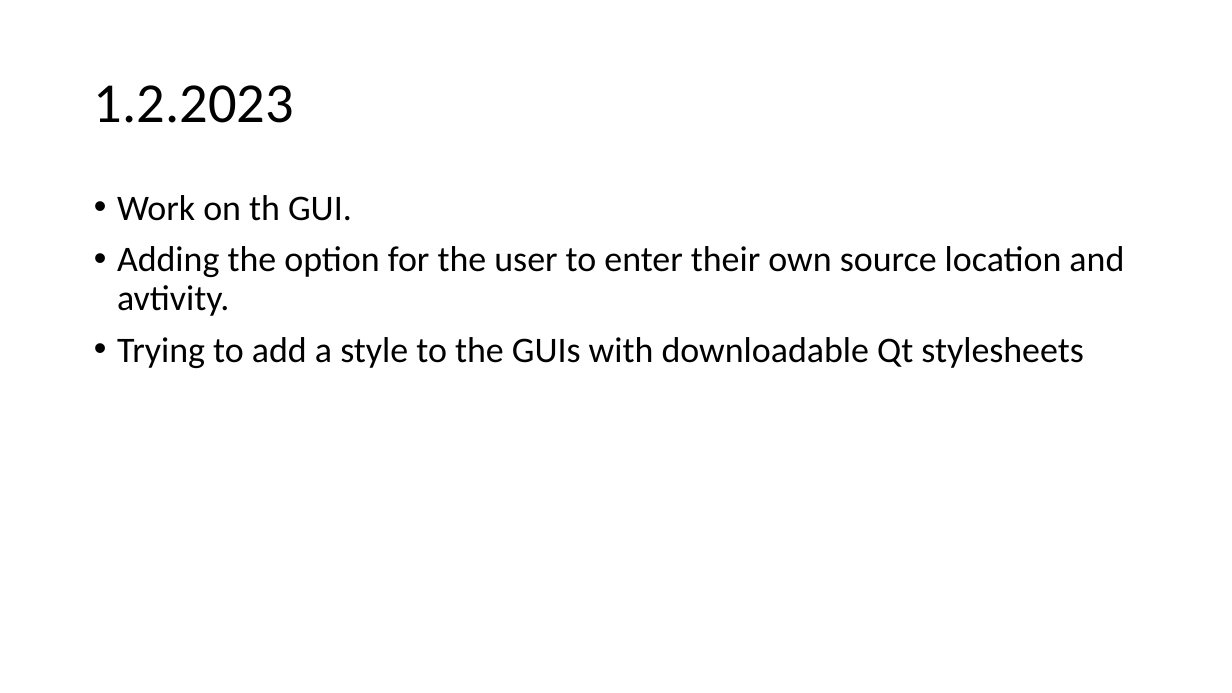
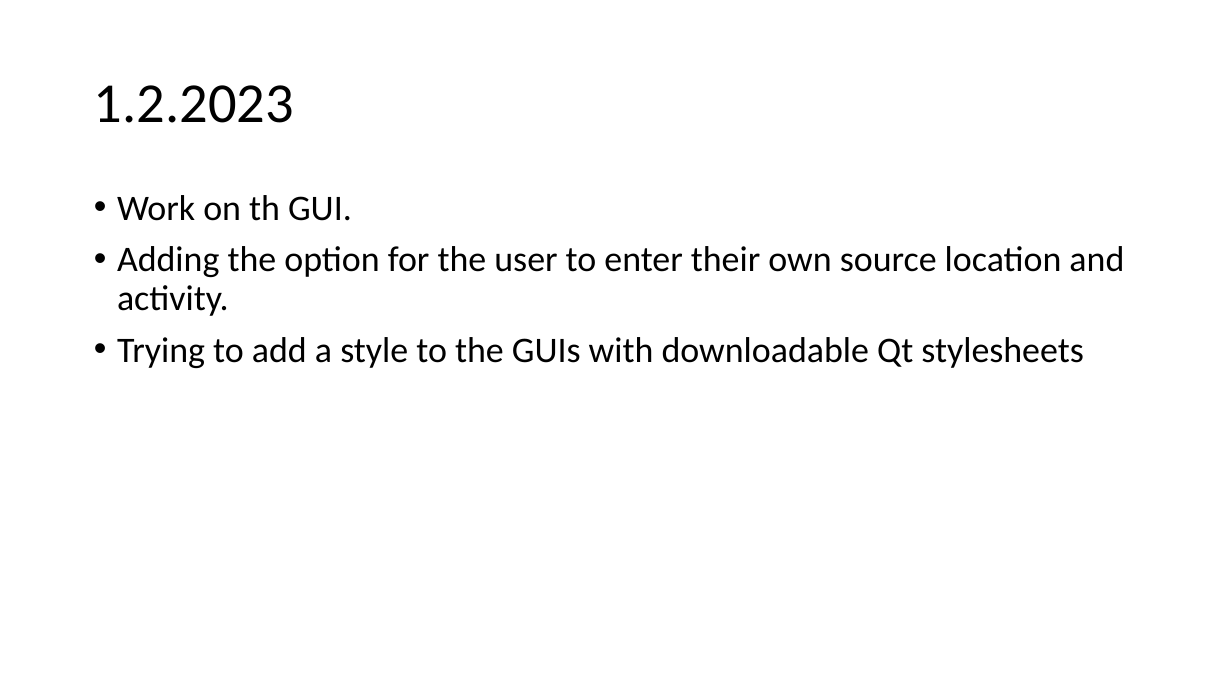
Before and after one commit to urhtrinko/DroneRadioactivity_student_job, a slide deck: slide 65 of work_diary.pptx. Drawn at 1232x693 pixels with LibreOffice and Linux fonts; fonts in the diff are those of the drawing. Boxes give left, top, right and bottom in pixels: in the first picture for what was removed or moved away, otherwise in the second. Text is boxed around its words. In the diff, an @@ line names an element or a change of style, - is before the commit and + after.

```diff
--- a/work_diary.pptx
+++ b/work_diary.pptx
@@ text at (x1=117, y1=246, x2=1124, y2=316): text changed @@
-• Adding the option for the user to enter their own source location and avtivity.
+• Adding the option for the user to enter their own source location and activity.
```
Also in this commit, not shown: 1 other slide changed.
